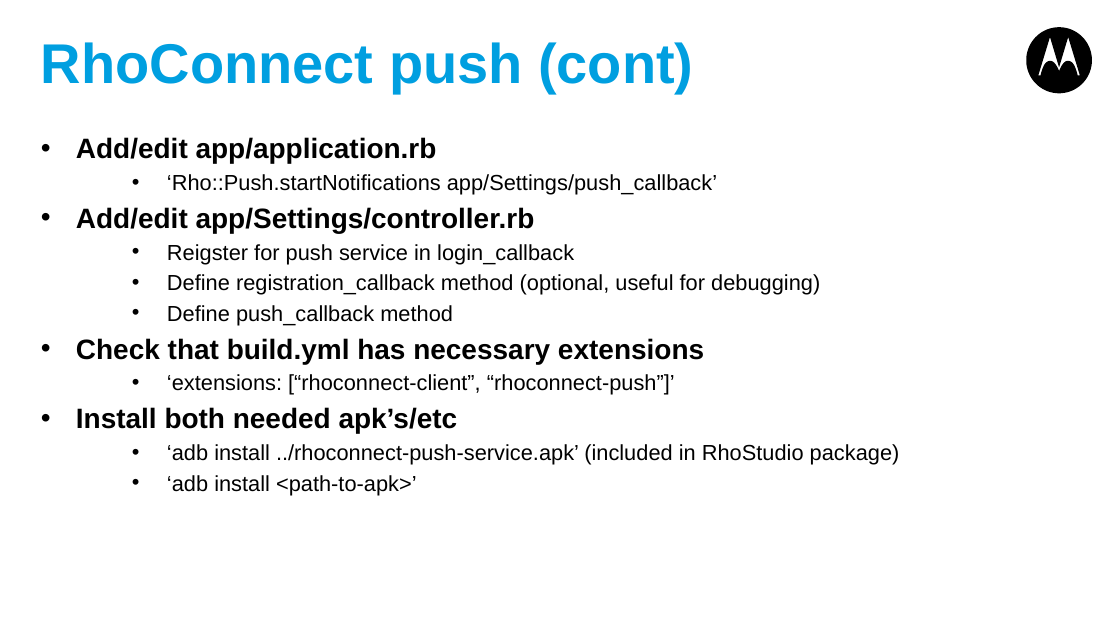
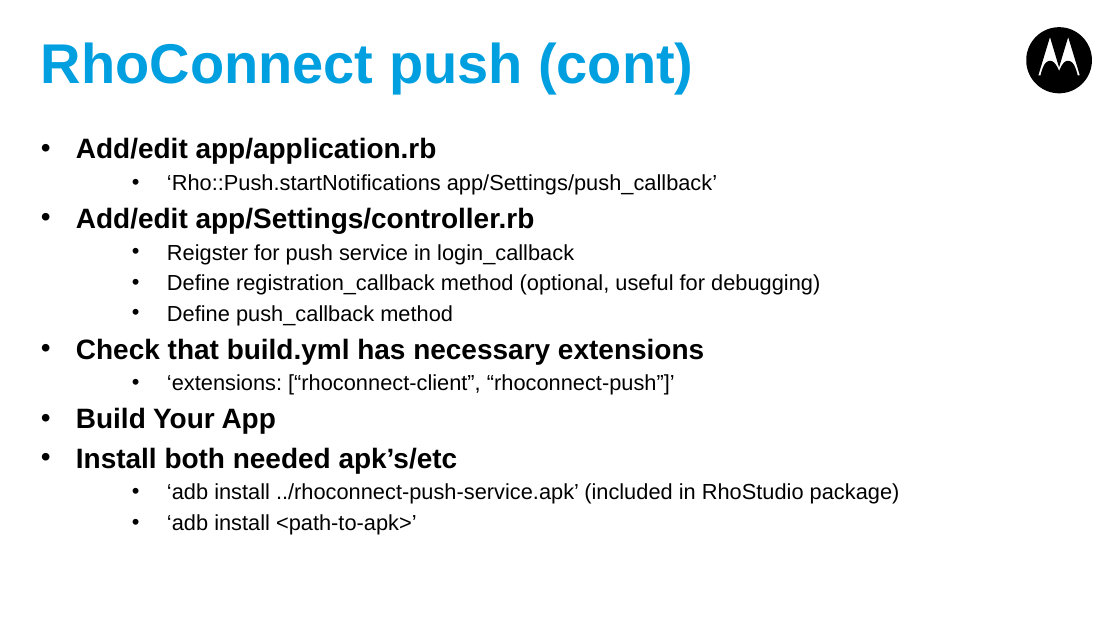
Before and after one commit to shurab/Rhoconnect-Push-Demo, a slide deck: slide 8 of RhoConnect-Push.pptx. Drawn at 1120x630 pixels with LibreOffice and Linux fonts; fonts in the diff are those of the drawing. Boxes give left, top, right and bottom in pixels: in the first picture for what was removed or moved away, otherwise in the second. Text is boxed around its words. In the diff, an @@ line names an element or a change of style, - is before the commit and + after.

```diff
--- a/RhoConnect-Push.pptx
+++ b/RhoConnect-Push.pptx
@@ text at [76,407,276,433]: paragraph added @@
+• Build Your App
```
Also in this commit, not shown: 1 other slide changed, 1 slide added, 1 slide removed.
